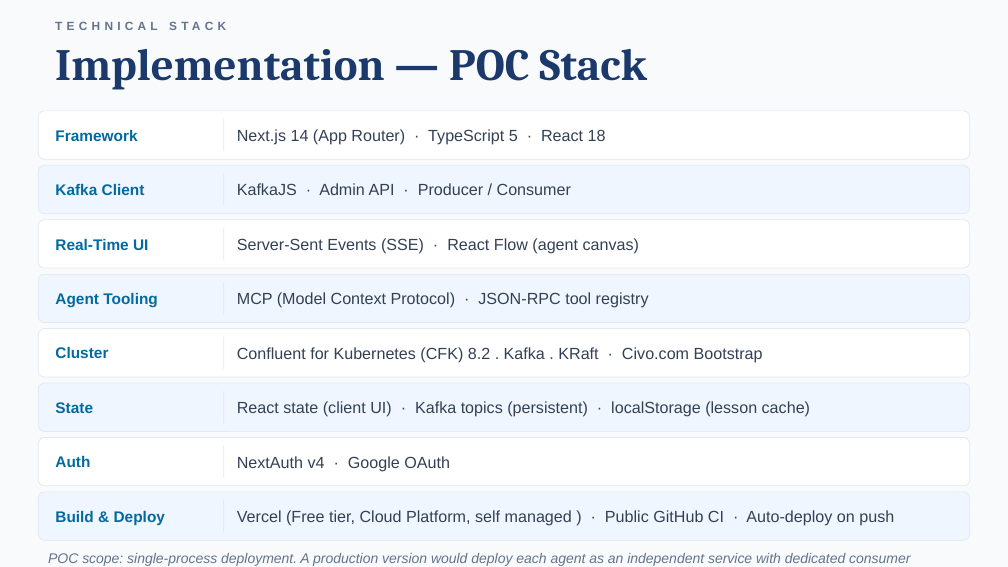
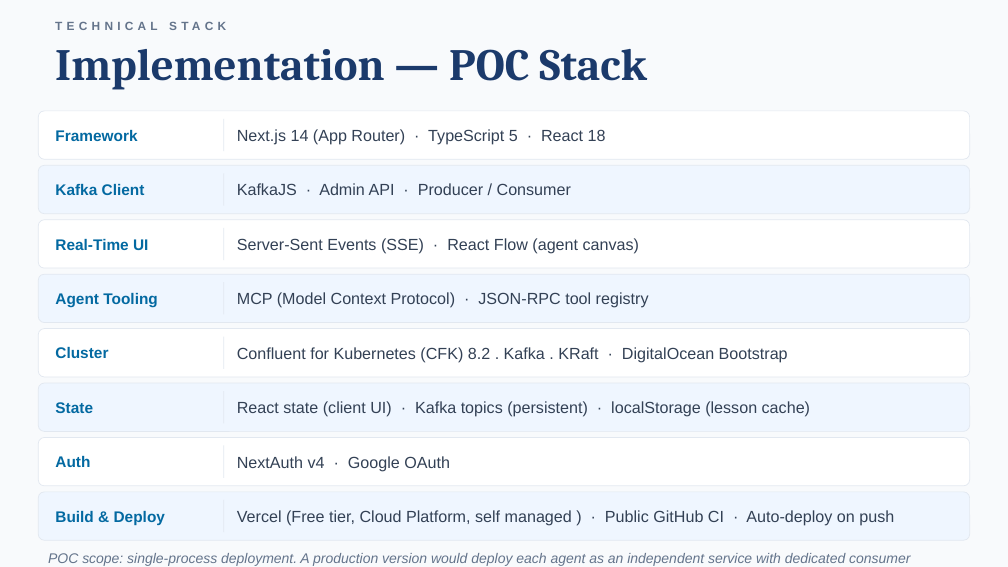
Before and after one commit to surajcsibm/agent-mesh-sre-real, a slide deck: slide 15 of public/docs/Agent-Mesh-SRE-Bobathon-2026.pptx. Drawn at 1008x567 pixels with LibreOffice and Linux fonts; fonts in the diff are those of the drawing. Boxes give left, top, right and bottom in pixels: in the first picture for what was removed or moved away, otherwise in the second. Text is boxed around its words. In the diff, an @@ line names an element or a change of style, - is before the commit and + after.

Commit message:
fix: correct stale Civo infra refs and checkpointShareGroup tool name; add SSL incident as bug 6

```diff
--- a/public/docs/Agent-Mesh-SRE-Bobathon-2026.pptx
+++ b/public/docs/Agent-Mesh-SRE-Bobathon-2026.pptx
@@ text at bbox=[237, 347, 788, 363]: text changed @@
-Confluent for Kubernetes (CFK) 8.2 . Kafka . KRaft · Civo.com Bootstrap
+Confluent for Kubernetes (CFK) 8.2 . Kafka . KRaft · DigitalOcean Bootstrap
```
Also in this commit, not shown: 4 other slides changed, 2 other files.
